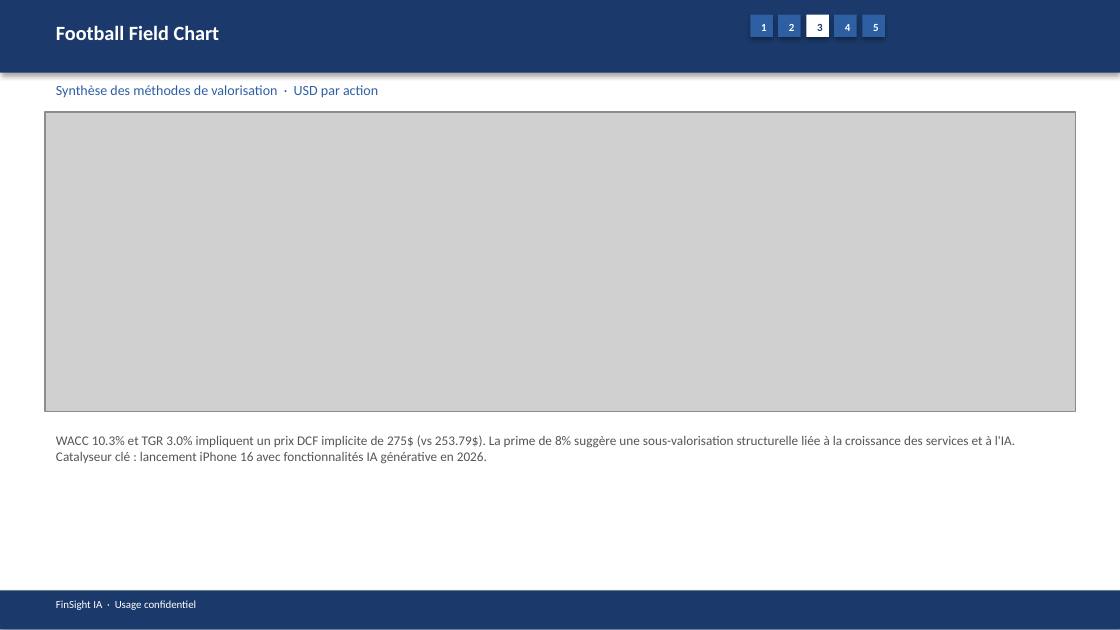
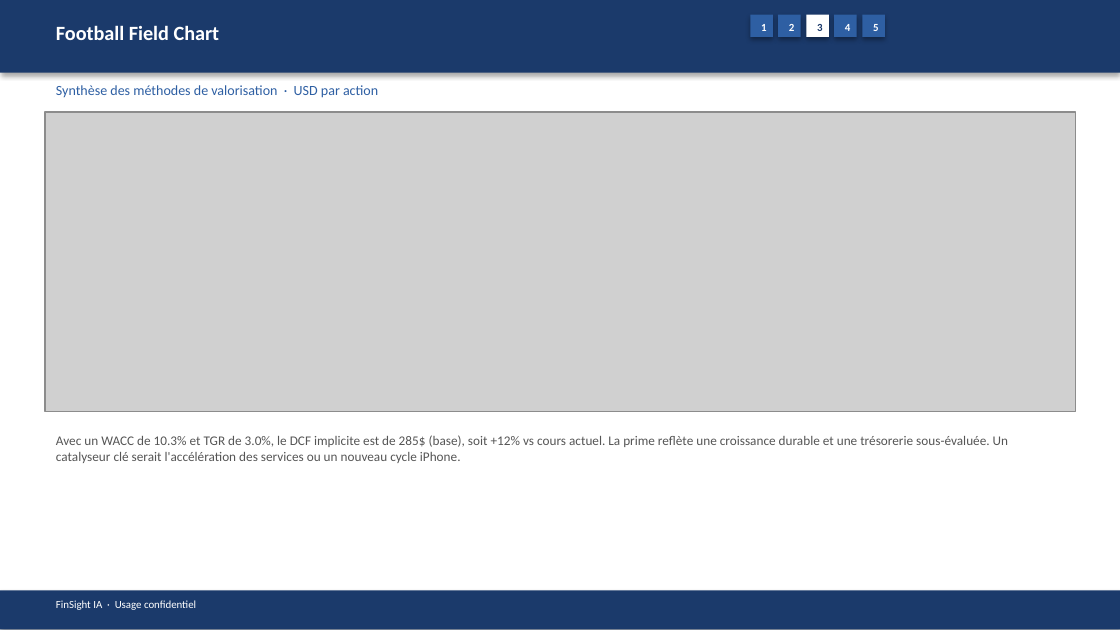
Before and after one commit to baptistejeh07-art/finsight-ia, a slide deck: slide 14 of preview/AAPL/AAPL_pitchbook.pptx. Drawn at 1120x630 pixels with LibreOffice and Linux fonts; fonts in the diff are those of the drawing; grey boxes stand for pictures. Boxes give left, top, right and bottom in pixels: in the first picture for what was removed or moved away, otherwise in the second. Text is boxed around its words. In the diff, an @@ line names an element or a change of style, - is before the commit and + after.

```diff
--- a/preview/AAPL/AAPL_pitchbook.pptx
+++ b/preview/AAPL/AAPL_pitchbook.pptx
@@ text at (x1=56, y1=435, x2=1008, y2=463): text changed @@
-WACC 10.3% et TGR 3.0% impliquent un prix DCF implicite de 275$ (vs 253.79$). La prime de 8% suggère une sous-valorisation structurelle liée à la croissance des services et à l'IA. Catalyseur clé : lancement iPhone 16 avec fonctionnalités IA générative en 2026.
+Avec un WACC de 10.3% et TGR de 3.0%, le DCF implicite est de 285$ (base), soit +12% vs cours actuel. La prime reflète une croissance durable et une trésorerie sous-évaluée. Un catalyseur clé serait l'accélération des services ou un nouveau cycle iPhone.
```
Also in this commit, not shown: 12 other slides changed, 4 other files.
